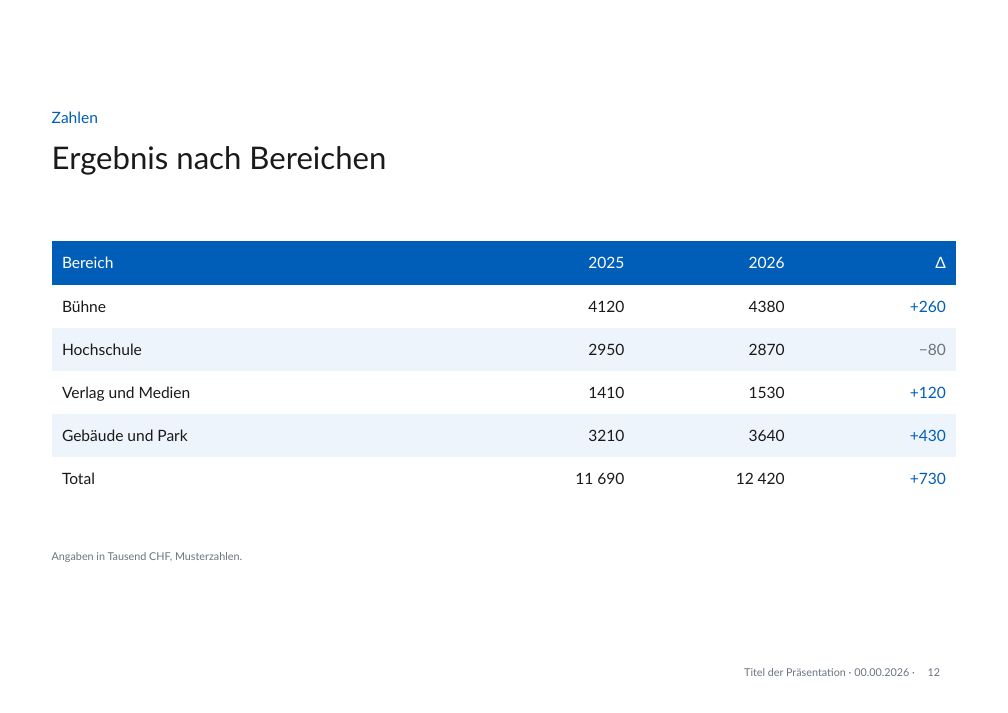
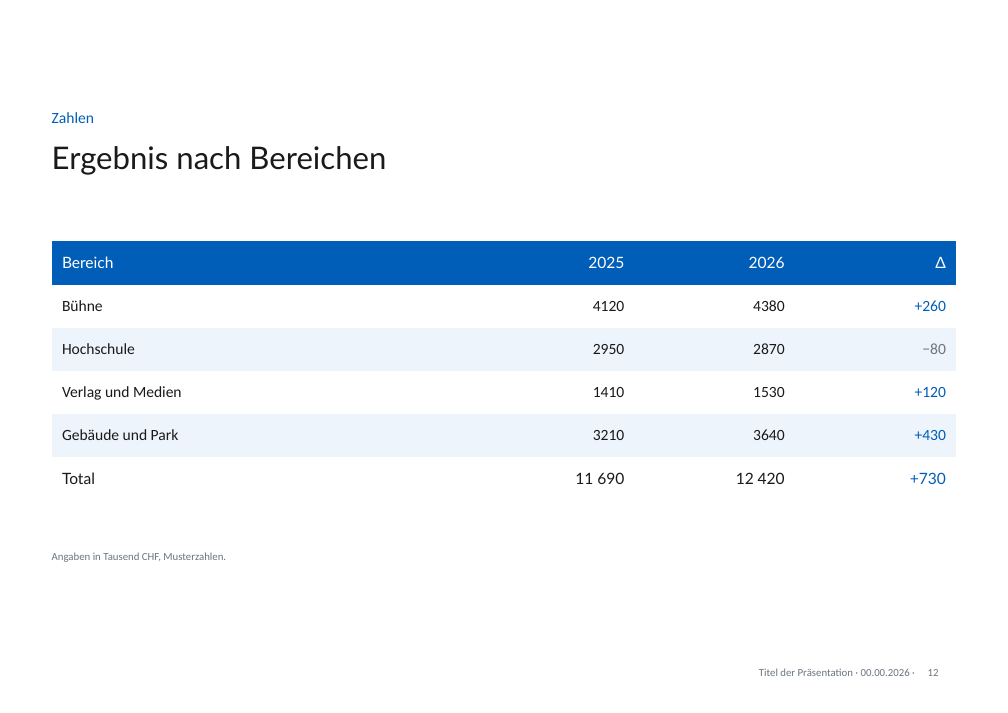
Before and after one commit to phtok/goeloggen, a slide deck: slide 12 of assets/templates/GoetheanumVorlageA4.pptx. Drawn at 1008x713 pixels with LibreOffice and Linux fonts; fonts in the diff are those of the drawing; background and template pictures are left out. Boxes give left, top, right and bottom in pixels: in the first picture for what was removed or moved away, otherwise in the second. Text is boxed around its words. In the diff, an @@ line names an element or a change of style, - is before the commit and + after.

```diff
--- a/assets/templates/GoetheanumVorlageA4.pptx
+++ b/assets/templates/GoetheanumVorlageA4.pptx
@@ table at box(52, 241, 956, 488) @@
@@ font Lato to Calibri in "Bühne", "4120", "4380", "+260" and 12 more places @@
@@ font Lato to Calibri in 4 elements at box(52, 112, 94, 123), box(52, 552, 226, 562), box(928, 669, 939, 676), box(759, 668, 910, 676) @@
```
Also in this commit, not shown: 14 other slides changed, 17 other files.
